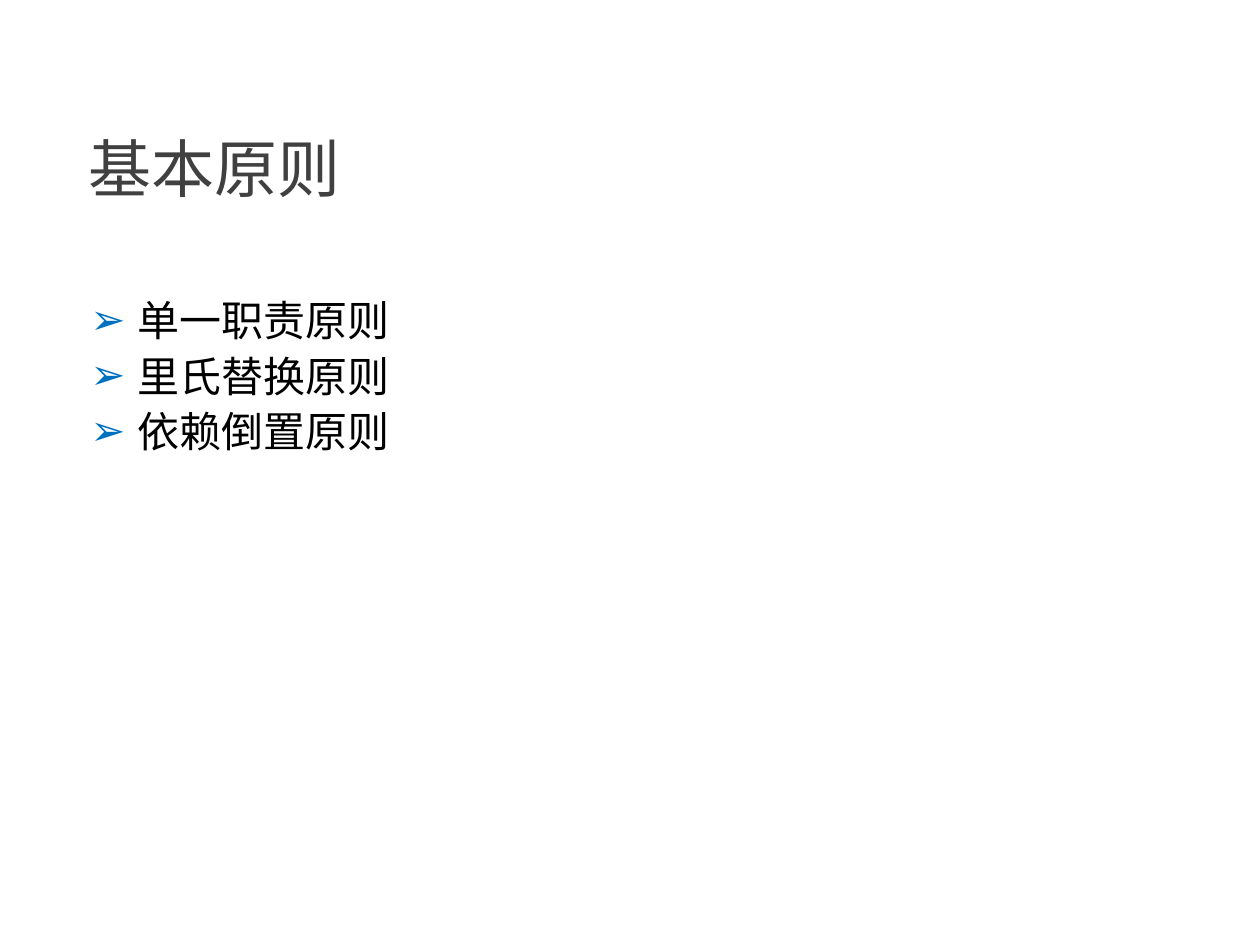
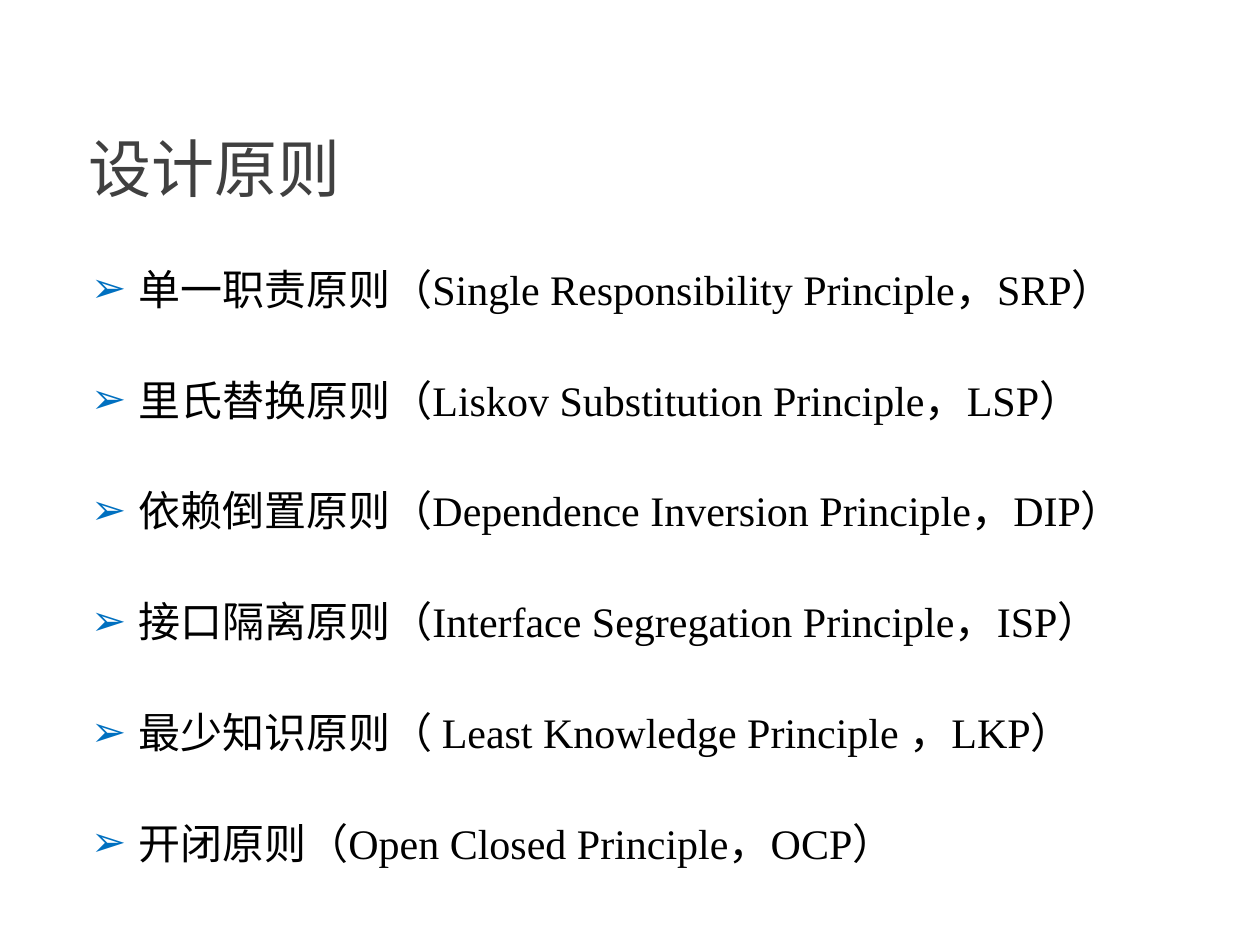
Before and after one commit to NewGr8Player/My-PPT, a slide deck: slide 8 of Design pattern/23种设计模式详解.pptx. Drawn at 1260x945 pixels with LibreOffice and Linux fonts; fonts in the diff are those of the drawing. Boxes give left, top, right and bottom in pixels: in the first picture for what was removed or moved away, otherwise in the second. Text is boxed around its words. In the diff, an @@ line names an element or a change of style, - is before the commit and + after.

Commit message:
修改PPT，增加里氏替换原则内容

```diff
--- a/Design pattern/23种设计模式详解.pptx
+++ b/Design pattern/23种设计模式详解.pptx
@@ text at box(88, 139, 340, 197): text changed @@
-基本原则
+设计原则
@@ text at box(138, 269, 1123, 868): text changed @@
-➢ 单一职责原则
-➢ 里氏替换原则
-➢ 依赖倒置原则
+➢ 单一职责原则（Single Responsibility Principle，SRP）
+➢ 里氏替换原则（Liskov Substitution Principle，LSP）
+➢ 依赖倒置原则（Dependence Inversion Principle，DIP）
+➢ 接口隔离原则（Interface Segregation Principle，ISP）
+➢ 最少知识原则（ Least Knowledge Principle ，LKP）
+➢ 开闭原则（Open Closed Principle，OCP）
```
Also in this commit, not shown: 2 other slides changed, 16 slides added, 2 other files.
